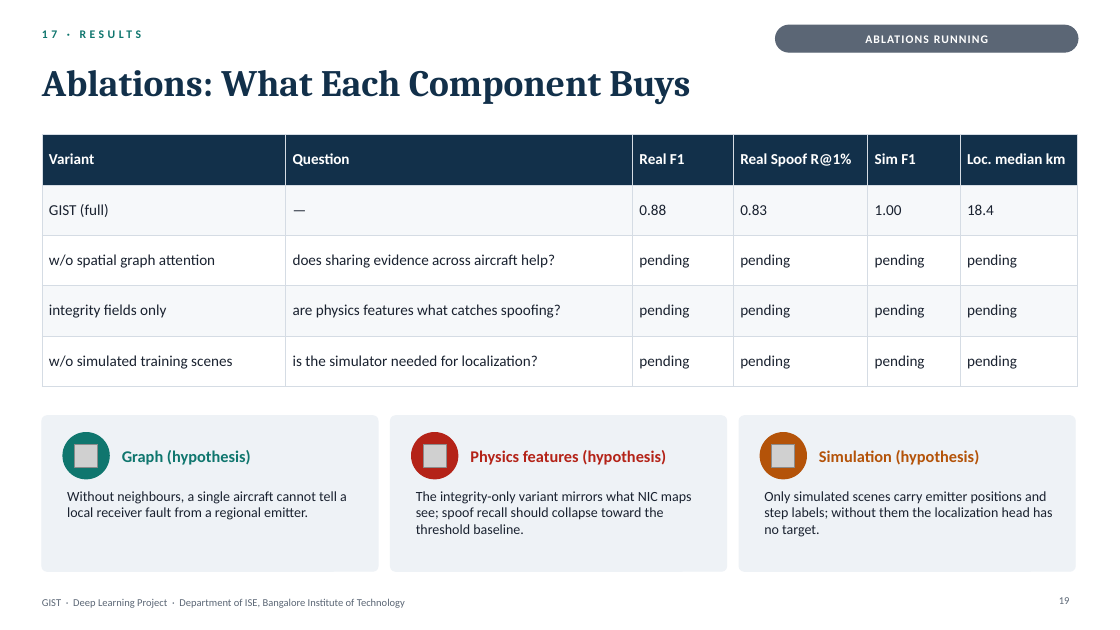
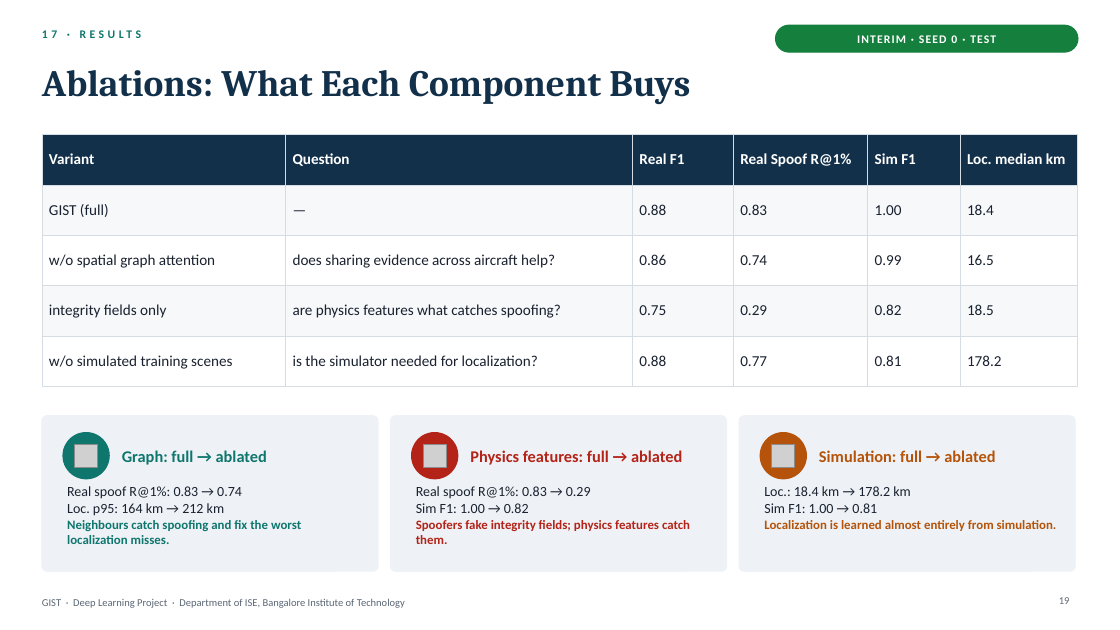
Before and after one commit to mevichitra/gist-gnss-interference, a slide deck: slide 19 of presentation/GIST_DL_Project.pptx. Drawn at 1120x630 pixels with LibreOffice and Linux fonts; fonts in the diff are those of the drawing; grey boxes stand for pictures. Boxes give left, top, right and bottom in pixels: in the first picture for what was removed or moved away, otherwise in the second. Text is boxed around its words. In the diff, an @@ line names an element or a change of style, - is before the commit and + after.

```diff
--- a/presentation/GIST_DL_Project.pptx
+++ b/presentation/GIST_DL_Project.pptx
@@ rounded rectangle at (x1=776, y1=25, x2=1078, y2=52): fill #5B6675 to #15803D; outline #5B6675 1 pt to #15803D 1 pt @@
@@ text at (x1=857, y1=35, x2=996, y2=43): text changed @@
-ABLATIONS RUNNING
+INTERIM · SEED 0 · TEST
@@ table at (x1=42, y1=134, x2=1078, y2=373) @@
-row 3: w/o spatial graph attention | does sharing evidence across aircraft help? | pending | pending | pending | pending
+row 3: w/o spatial graph attention | does sharing evidence across aircraft help? | 0.86 | 0.74 | 0.99 | 16.5
-row 4: integrity fields only | are physics features what catches spoofing? | pending | pending | pending | pending
+row 4: integrity fields only | are physics features what catches spoofing? | 0.75 | 0.29 | 0.82 | 18.5
-row 5: w/o simulated training scenes | is the simulator needed for localization? | pending | pending | pending | pending
+row 5: w/o simulated training scenes | is the simulator needed for localization? | 0.88 | 0.77 | 0.81 | 178.2
@@ text at (x1=122, y1=450, x2=267, y2=465): text changed @@
-Graph (hypothesis)
+Graph: full → ablated
@@ text at (x1=470, y1=450, x2=682, y2=465): text changed @@
-Physics features (hypothesis)
+Physics features: full → ablated
@@ text at (x1=819, y1=450, x2=995, y2=462): text changed @@
-Simulation (hypothesis)
+Simulation: full → ablated
@@ text at (x1=67, y1=486, x2=301, y2=544): text changed; size 12 to 11 pt; text colour #1A2230 to #0F766E; bold on @@
-Without neighbours, a single aircraft cannot tell a local receiver fault from a regional emitter.
+Real spoof R@1%: 0.83 → 0.74
+Loc. p95: 164 km → 212 km
+Neighbours catch spoofing and fix the worst localization misses.
@@ text at (x1=416, y1=486, x2=690, y2=544): text changed; size 12 to 11 pt; text colour #1A2230 to #B42318; bold on @@
-The integrity-only variant mirrors what NIC maps see; spoof recall should collapse toward the threshold baseline.
+Real spoof R@1%: 0.83 → 0.29
+Sim F1: 1.00 → 0.82
+Spoofers fake integrity fields; physics features catch them.
@@ text at (x1=764, y1=486, x2=1057, y2=531): text changed; size 12 to 11 pt; text colour #1A2230 to #B45309; bold on @@
-Only simulated scenes carry emitter positions and step labels; without them the localization head has no target.
+Loc.: 18.4 km → 178.2 km
+Sim F1: 1.00 → 0.81
+Localization is learned almost entirely from simulation.
```
Also in this commit, not shown: 7 other files.
